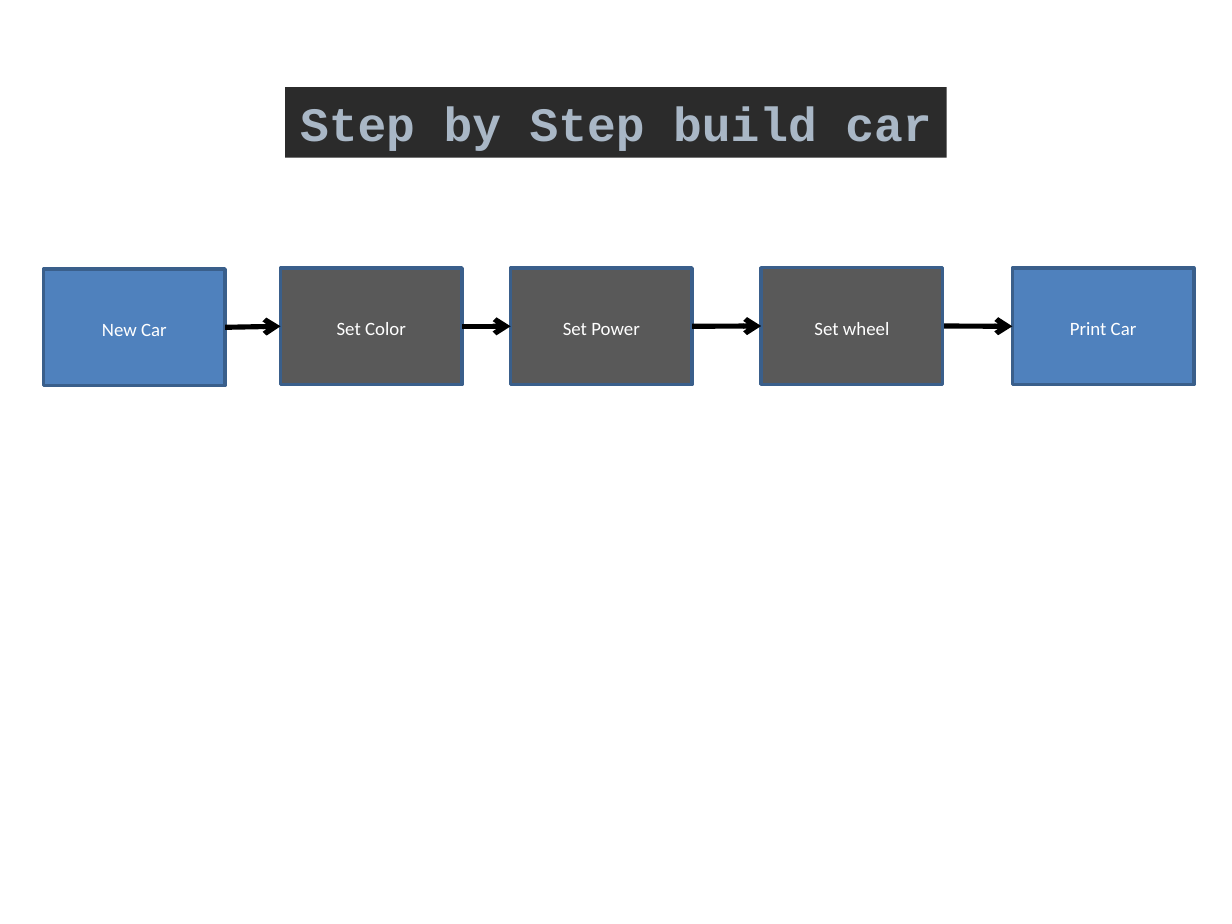
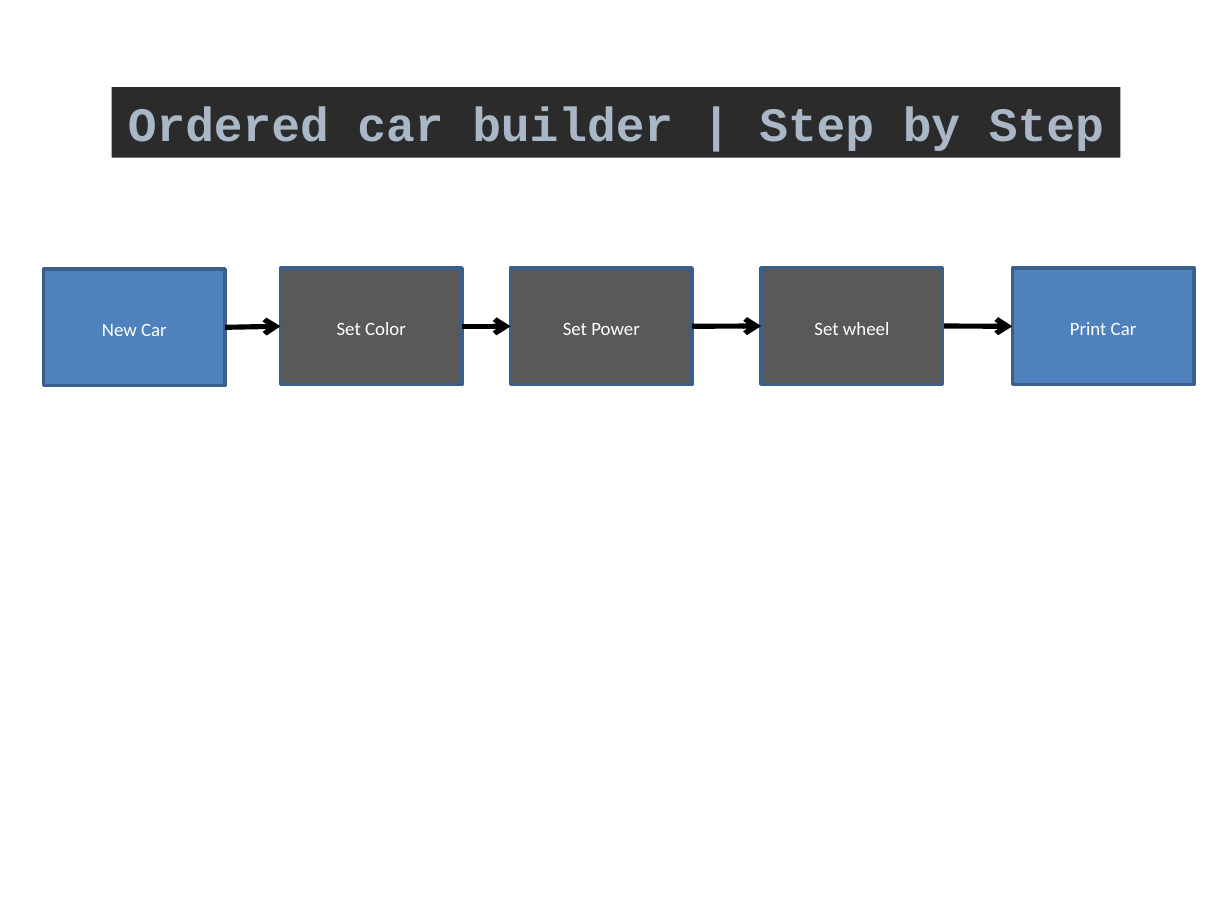
Before and after one commit to helkhalfi/disruptor-examples, a slide deck: slide 1 of Présentation1.pptx. Drawn at 1232x924 pixels with LibreOffice and Linux fonts; fonts in the diff are those of the drawing. Boxes give left, top, right and bottom in pixels: in the first picture for what was removed or moved away, otherwise in the second. Text is boxed around its words. In the diff, an @@ line names an element or a change of style, - is before the commit and + after.

Commit message:
update

```diff
--- a/Présentation1.pptx
+++ b/Présentation1.pptx
@@ rectangle "Ordered car builder | Step ...": place and size @@
-rectangle "Ordered car builder | Step ..." at [286, 87, 947, 158]
+rectangle "Ordered car builder | Step ..." at [112, 87, 1121, 158]
@@ text in rectangle at [128, 107, 1104, 151]: text changed @@
-Step by Step build car
+Ordered car builder | Step by Step
```
